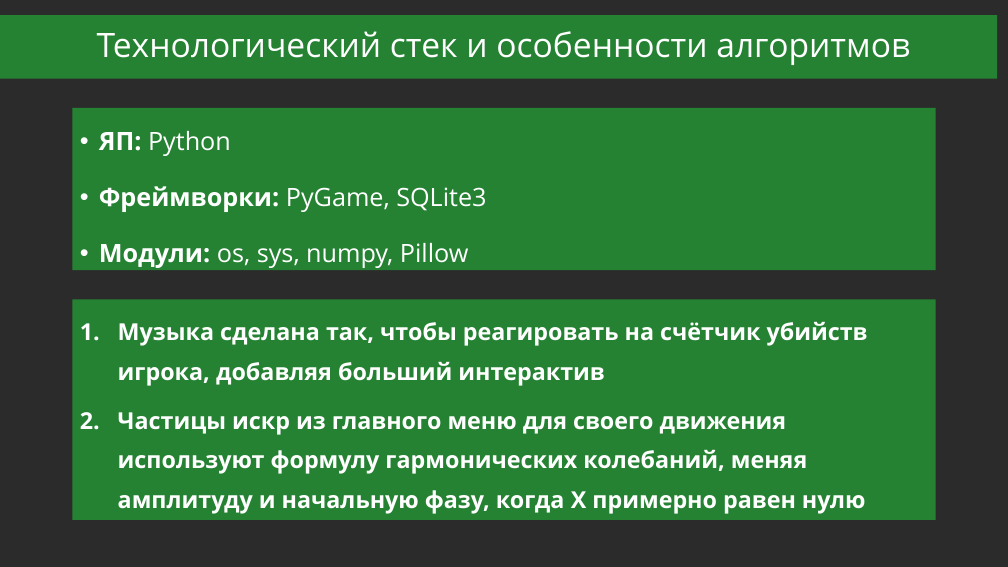
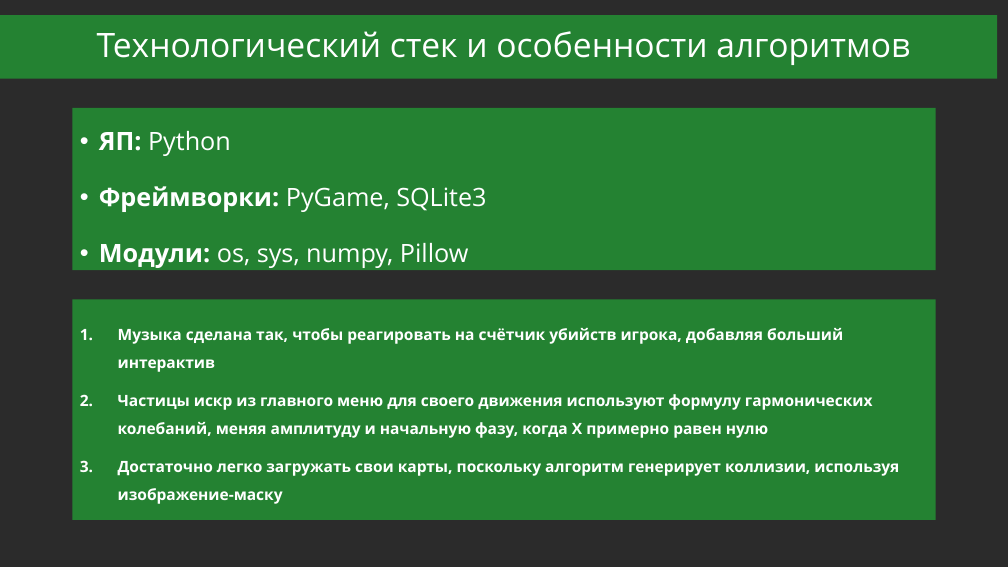
Before and after one commit to GmeX1/Slack, a slide deck: slide 5 of Презентация.pptx. Drawn at 1008x567 pixels with LibreOffice and Linux fonts; fonts in the diff are those of the drawing; background and template pictures are left out; a plain dark background stands for a picture behind light text. Boxes give left, top, right and bottom in pixels: in the first picture for what was removed or moved away, otherwise in the second. Text is boxed around its words. In the diff, an @@ line names an element or a change of style, - is before the commit and + after.

```diff
--- a/Презентация.pptx
+++ b/Презентация.pptx
@@ text at <box>118,328,873,438</box>: size 22.2 to 14.8 pt in "Музыка сделана так, чтобы реагировать на счётчик ...", "Частицы искр из главного меню для своего ..."; line spacing 1.4 to 1.5 @@
@@ text at <box>118,461,899,504</box>: paragraph added @@
+3. Достаточно легко загружать свои карты, поскольку алгоритм генерирует коллизии, используя изображение-маску
```
Also in this commit, not shown: 8 other files.
